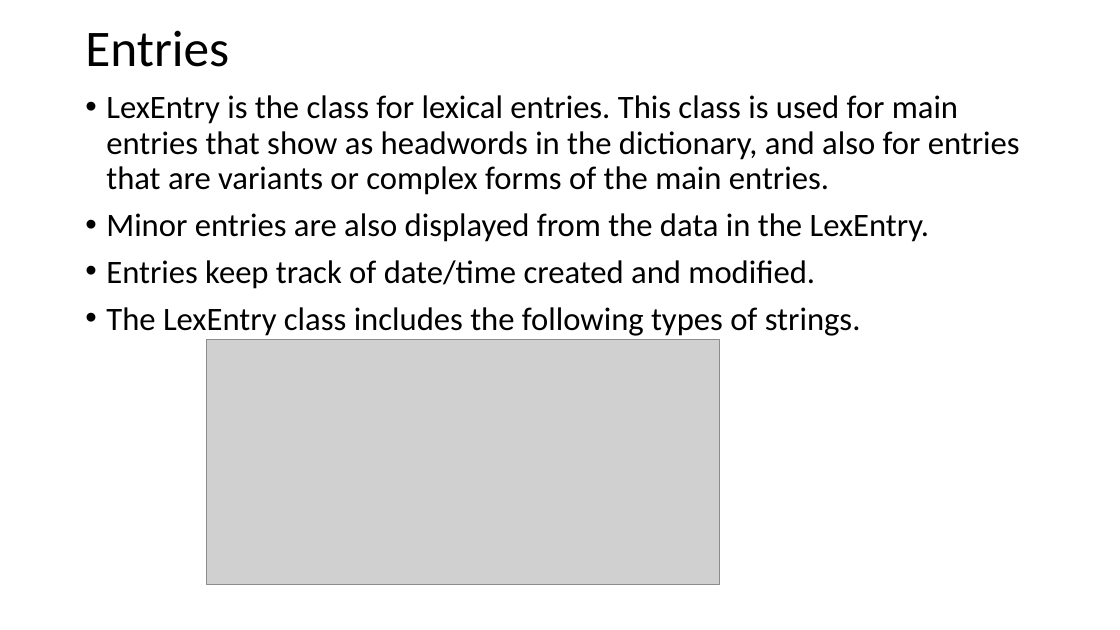
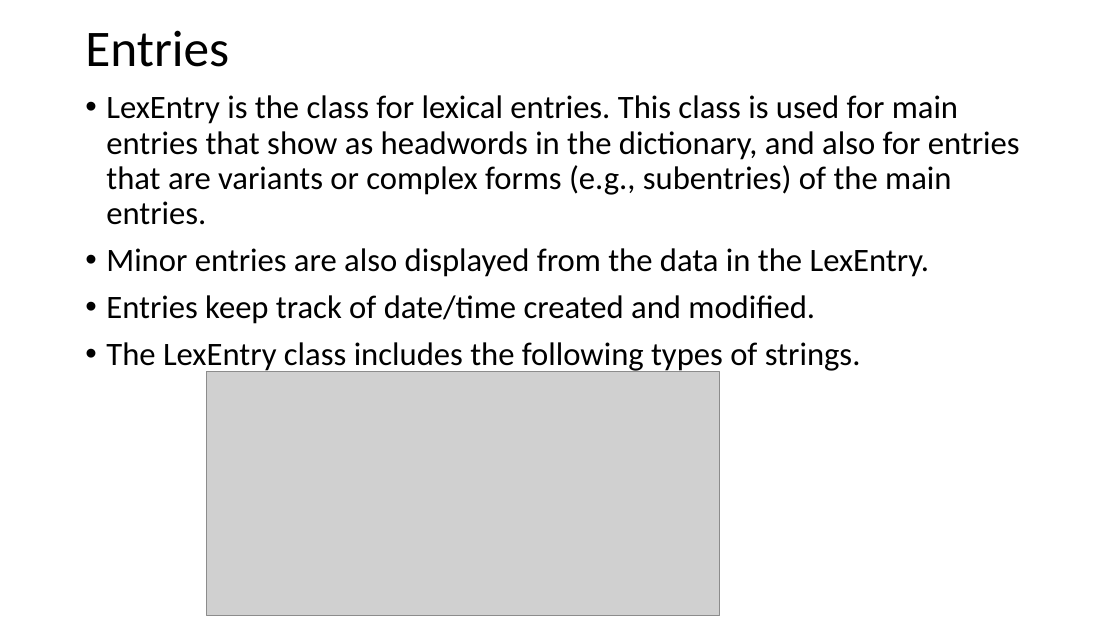
Before and after one commit to sillsdev/FwDocumentation, a slide deck: slide 3 of HelpResourcesSources/TechnicalNotes/FLEx 9.1 Conceptual Model - Lexicon model.pptx. Drawn at 1120x630 pixels with LibreOffice and Linux fonts; fonts in the diff are those of the drawing; grey boxes stand for pictures. Boxes give left, top, right and bottom in pixels: in the first picture for what was removed or moved away, otherwise in the second. Text is boxed around its words. In the diff, an @@ line names an element or a change of style, - is before the commit and + after.

```diff
--- a/HelpResourcesSources/TechnicalNotes/FLEx 9.1 Conceptual Model - Lexicon model.pptx
+++ b/HelpResourcesSources/TechnicalNotes/FLEx 9.1 Conceptual Model - Lexicon model.pptx
@@ text at <box>106,95,1020,225</box>: text changed @@
-• LexEntry is the class for lexical entries. This class is used for main entries that show as headwords in the dictionary, and also for entries that are variants or complex forms of the main entries.
+• LexEntry is the class for lexical entries. This class is used for main entries that show as headwords in the dictionary, and also for entries that are variants or complex forms (e.g., subentries) of the main entries.
@@ picture: place and size @@
-picture at <box>207,340,720,585</box>
+picture at <box>207,372,720,617</box>
```
Also in this commit, not shown: 7 other slides changed, 3 other files.
